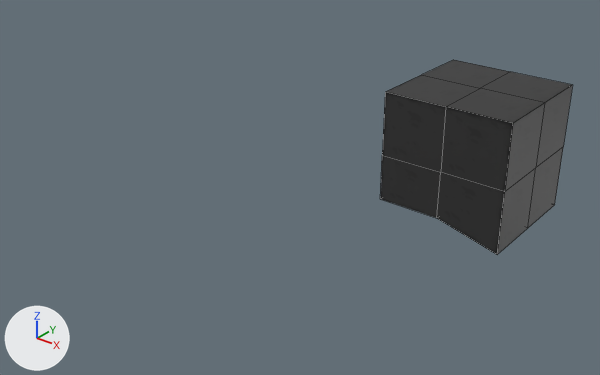
Before and after pictures for a commit that changed the OBJ model JGE/assets/scene2.obj.
Both versions are drawn from a camera (50 mm lens) standing at (667.0, -1375.0, 770.0) and looking at (-206.0, -284.0, 94.0). The lights are fixed; the arrows at lower left show +X, +Y and +Z. Mesh edges are drawn as thin lines. Where no turn or scale is listed for an object, it has been applied to the vertices.
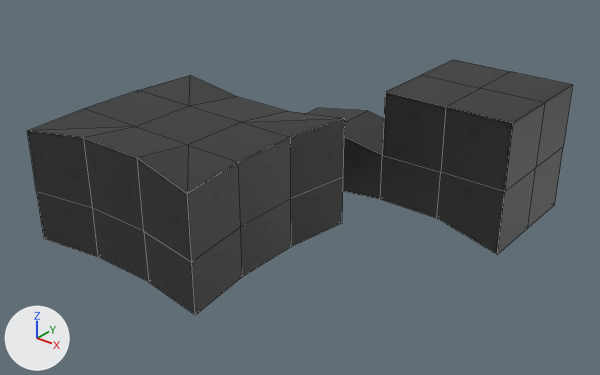
What differs and where, as boxes (x1, y1, x2, y2) in the pictures (600 x 375 px):
'Cube.003', reshaped (182% wider, 31% taller): before (380, 60, 573, 255); after (27, 60, 573, 315)
part 1 of me_cube_003, built on: after (27, 75, 384, 315)

Patch to the scene script:
```diff
--- a/JGE/assets/scene2.obj.py
+++ b/JGE/assets/scene2.obj.py
@@ me_cube_003 @@
 # used by ob_cube_003; location = (0.0, 0.0, 0.0)
-me_cube_003.from_pydata(...)  # 26 vertices, 25 faces; spans x -128.0..128.0, y -128.0..128.0, z 0.0..256.0
+me_cube_003.from_pydata(...)  # 78 vertices, 85 faces; spans x -524.0..128.0, y -640.0..128.0, z 0.0..257.0
+# me_cube_003 part 1
+# 1 face is deleted
+# 25 vertices are added at x -524.0..-128.0, y -640.0..7.0, z 19.0..257.0
+# 13 new vertices lie (0.0, 0.0, 95.0) away from vertices in x -524.0..-128.0, y -640.0..0.0, z 33.0
+# 8 new vertices lie (0.0, 0.0, 114.0) away from vertices in x -524.0..-128.0, y -640.0..-256.0, z 128.0
+# 6 new vertices lie (128.0, 0.0, 0.0) away from vertices in x -384.0, y -620.0..-256.0, z 55.0..257.0
+# 1 new face joins them, mat_stone3_skull (picture img_stone3_skull_png)
+# 60 new faces join them, mat_stone3 (picture img_stone3_png)
 me_cube_003.materials.append(mat_stone3_skull)
```
